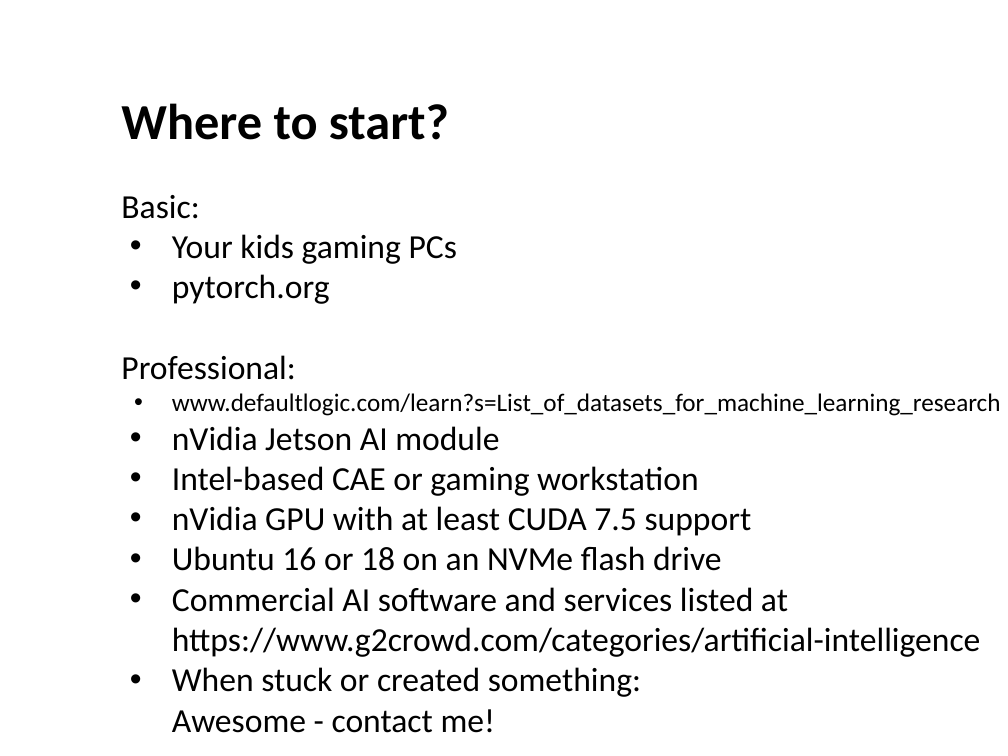
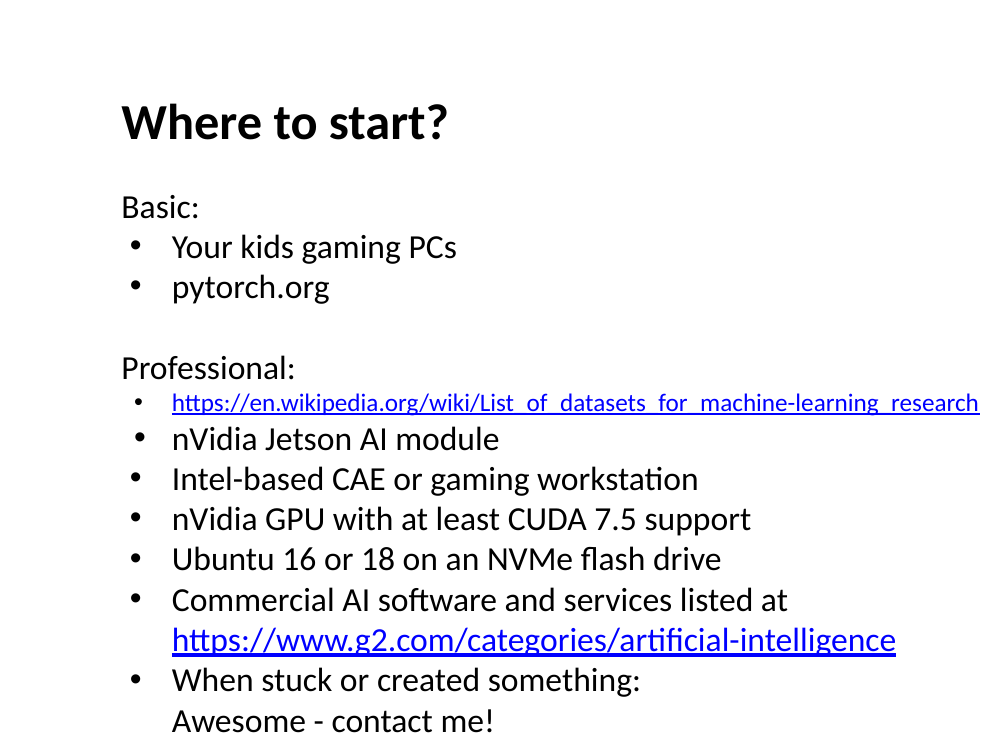
Before and after one commit to joakimbits/cv, a slide deck: slide 7 of ar/(Re-)engineering a brain.pptx. Drawn at 1008x756 pixels with LibreOffice and Linux fonts; fonts in the diff are those of the drawing; background and template pictures are left out. Boxes give left, top, right and bottom in pixels: in the first picture for what was removed or moved away, otherwise in the second. Text is boxed around its words. In the diff, an @@ line names an element or a change of style, - is before the commit and + after.

```diff
--- a/ar/(Re-)engineering a brain.pptx
+++ b/ar/(Re-)engineering a brain.pptx
@@ text at bbox=[172, 393, 979, 416]: text changed; text colour #000000 to #0000FF @@
-• www.defaultlogic.com/learn?s=List_of_datasets_for_machine_learning_research
+• https://en.wikipedia.org/wiki/List_of_datasets_for_machine-learning_research
@@ text at bbox=[172, 587, 896, 657]: text changed; text colour #000000 to #0000FF @@
-• Commercial AI software and services listed at https://www.g2crowd.com/categories/artificial-intelligence
+• Commercial AI software and services listed at https://www.g2.com/categories/artificial-intelligence
```
Also in this commit, not shown: 1 other file.
